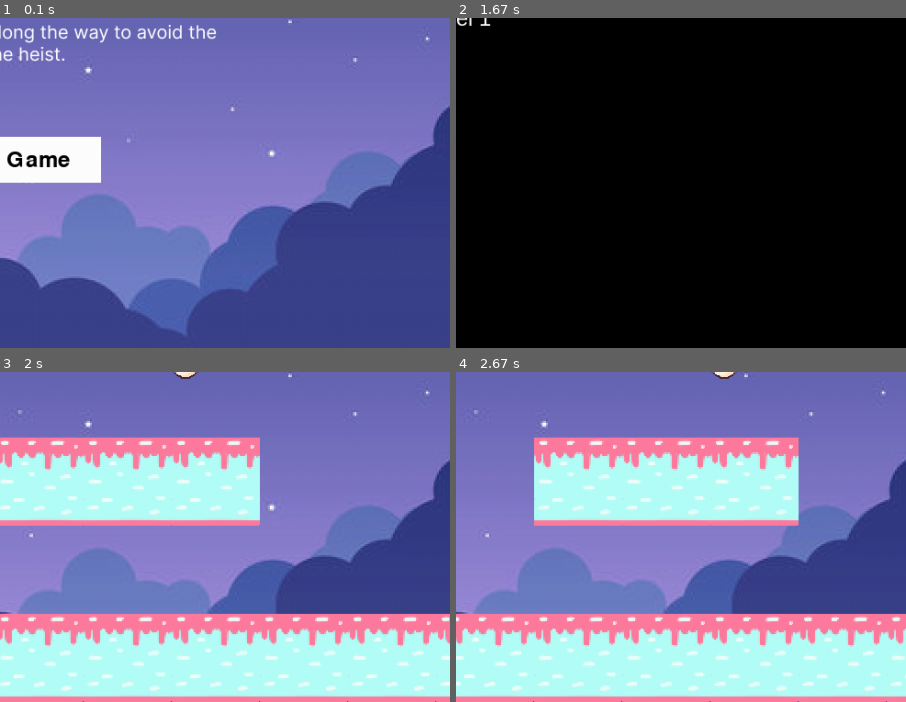
Above: before the commit, frames 1-4 (two rows, left to right).
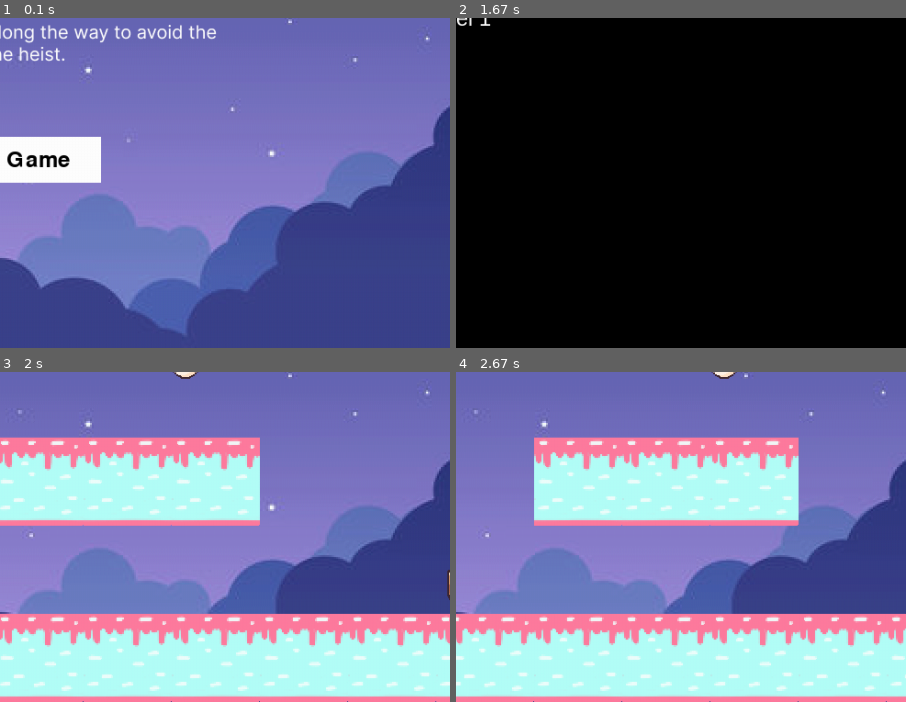
Above: after the commit, the same moments.

Repository: biancafu/pygame_hackathon
Game: pygame game, started from main.py
Two runs of this game, one before a commit and one after it. Both use one fixed random seed, a clock stepped at 60 frames per second and the inputs below.
Inputs:
- Up to frame 1 (0.1 s): no input
- Up to frame 2 (1.67 s): click "Start Game" at 0.38 s
- Up to frame 3 (2 s): hold Left from 1.67 s (still down)
- Up to frame 4 (2.67 s): release Left at 2.2 s; tap S at 2.23 s; hold Left from 2.57 s (still down); tap Space at 2.63 s
The pictures show only the part of the screen within x 50-100%, y 50-100%; the shares and areas given below are measured in that part.

Frames 1-2 are identical in both runs. In frame 3, less than 0.1% of the frame differs, in the area x 99-100%, y 60-70%; in frame 4, nothing differs.

Commit message:
Level one readjust blocks, traps, and items

Diff:
--- a/main.py
+++ b/main.py
@@ -815,15 +815,30 @@
             blocks = []
             traps = []
             heart1 = Heart(block_size * 7, WIN_HEIGHT - block_size * 4, 16, 16)
-            heart2 = Heart(block_size * 32, WIN_HEIGHT - block_size * 5, 16, 16)
-            pineapple = Pineapple(block_size * 17, WIN_HEIGHT - block_size * 7, 12, 12)
-
-            speed = Speed(4000, WIN_HEIGHT - block_size - 64, 32, 32)
-            collectibles_bullets = CollectibleBullets(3200, WIN_HEIGHT - block_size - 64, 32, 32)
+            heart2 = Heart(block_size * 18, WIN_HEIGHT - block_size * 6, 16, 16)
+            heart3 = Heart(block_size * 32, WIN_HEIGHT - block_size * 4, 16, 16)
+            heart4 = Heart(block_size * 21, WIN_HEIGHT - block_size * 2, 16, 16)
+            heart5 = Heart(block_size * 25, WIN_HEIGHT - block_size * 4, 16, 16)
+            heart6 = Heart(4700, WIN_HEIGHT - block_size * 2, 16, 16)
+            heart7 = Heart(5350, WIN_HEIGHT - block_size * 2, 16, 16)
+
+            pineapples = [
+              Pineapple(block_size * 15, WIN_HEIGHT - block_size * 4, 12, 12),
+              Pineapple(block_size * 16, WIN_HEIGHT - block_size * 5, 12, 12),
+              Pineapple(block_size * 17, WIN_HEIGHT - block_size * 6, 12, 12),
+              Pineapple(block_size * 24, WIN_HEIGHT - block_size * 4, 12, 12),
+              Pineapple(block_size * 31, WIN_HEIGHT - block_size * 4, 12, 12),
+              Pineapple(4800, WIN_HEIGHT - block_size * 3, 12, 12),
+              Pineapple(5000, WIN_HEIGHT - block_size * 2, 12, 12),
+              Pineapple(5100, WIN_HEIGHT - block_size * 3, 12, 12),
+            ]
+
+            speed1 = Speed(block_size * 10, WIN_HEIGHT - block_size - 64, 32, 32)
+            speed2 = Speed(3500, WIN_HEIGHT - block_size - 64, 32, 32)
+            collectibles_bullets = CollectibleBullets(block_size * 28, WIN_HEIGHT - block_size - 64, 32, 32)
             #blocks and traps
-            fire = Fire(2500, WIN_HEIGHT - block_size - 64, 16, 32)
-            fire = Fire(3500, WIN_HEIGHT - block_size - 64, 16, 32)
-            # fire.on()
+            fire = Fire(4200, WIN_HEIGHT - block_size - 64, 16, 32)
+            monster = Monster(block_size * 22, WIN_HEIGHT - block_size - 64, 16, 32, block_size * 2)
             floor = [Block(i * block_size, WIN_HEIGHT - block_size, block_size) for i in range(-WIN_WIDTH // block_size, (WIN_WIDTH * 20)// block_size)]
 
             placed_traps = set()  # set to keep track of placed trap coordinates
@@ -857,12 +872,14 @@
                         Block(block_size * 15, WIN_HEIGHT - block_size * 3, block_size),
                         Block(block_size * 16, WIN_HEIGHT - block_size * 4, block_size),
                         Block(block_size * 17, WIN_HEIGHT - block_size * 5, block_size),
+                        Block(block_size * 24, WIN_HEIGHT - block_size * 3, block_size),
+                        Block(block_size * 25, WIN_HEIGHT - block_size * 3, block_size),
                         Block(block_size * 30, WIN_HEIGHT - block_size * 3, block_size),
                         Block(block_size * 31, WIN_HEIGHT - block_size * 3, block_size),
                         Block(block_size * 32, WIN_HEIGHT - block_size * 3, block_size),
-                        *traps, fire])
-            destinations.append(Destination(5000, WIN_HEIGHT - block_size * 3, 32, 32))
-            collectibles.append([heart1, heart2, speed, collectibles_bullets, pineapple])
+                        *traps, fire, monster])
+            destinations.append(Destination(5500, WIN_HEIGHT - block_size - 130, 32, 32))
+            collectibles.append([heart1, heart2, heart3, heart4, heart5, heart6, heart7, speed1, speed2, collectibles_bullets, *pineapples])
         if j == 2:
             blocks = []
             traps = []
